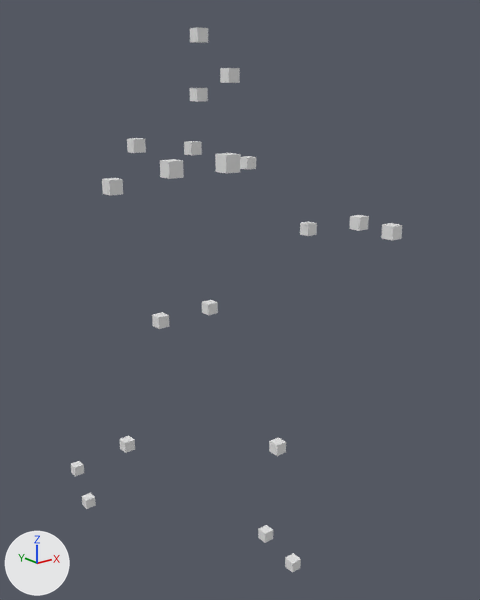
Two versions of the Blender file resources/person/attack_zombie_2.blend, one commit apart.
Before and after are seen from a 50 mm camera at (-1.208, -1.804, 1.676) aimed at (0.137, -0.123, 1.004). The axes (+X, +Y, +Z) are drawn at lower left. The lights are the same throughout.

In view in the first picture: 'fl1', 'fl2', 'fl3', 'fr1', 'fr2', 'fr3', 'hl0', 'hl1', 'hl2', 'hl3'.
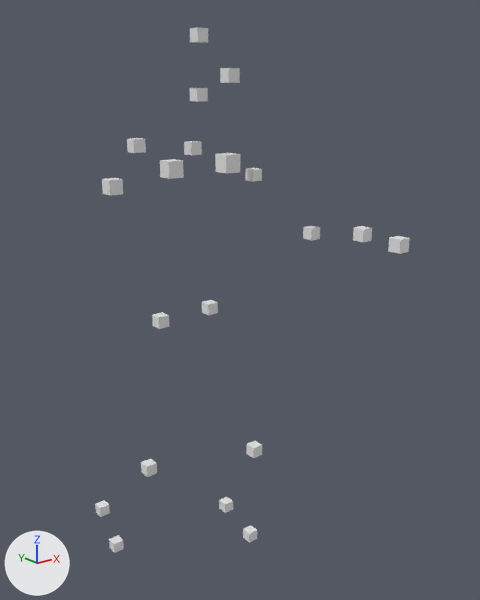
Boxes (x1, y1, x2, y2) around the edits, measured in the pictures (480 x 600 px):
'hl3', moved: before (381, 223, 402, 241); after (388, 236, 410, 254)
'hl2', moved: before (349, 215, 369, 231); after (353, 226, 372, 242)
'fl1', moved: before (269, 437, 286, 456); after (246, 441, 262, 458)
'fr1', moved: before (120, 436, 135, 453); after (141, 459, 157, 477)
'fl3', moved: before (285, 553, 301, 573); after (243, 525, 257, 543)
'hl0', moved: before (240, 156, 256, 170); after (246, 168, 262, 182)
'fl2', moved: before (258, 525, 273, 543); after (219, 497, 233, 513)
'fr3', moved: before (82, 493, 96, 509); after (109, 535, 124, 553)
'fr2', moved: before (71, 461, 84, 476); after (95, 500, 110, 517)
'hl1', moved: before (300, 221, 317, 236); after (303, 226, 320, 240)

What the commit changed:
Object 'fl2' (ob_fl2) moves from (0.21, -0.189, 0.077) to (0.21, 0.058, 0.073).
Object 'fl1' (ob_fl1) moves from (0.153, -0.308, 0.523) to (0.153, -0.185, 0.456).
Object 'fr1' (ob_fr1) moves from (-0.171, 0.153, 0.443) to (-0.171, 0.003, 0.416).
Object 'fl3' (ob_fl3) moves from (0.227, -0.322, 0.021) to (0.227, -0.075, 0.003).
Object 'hl0' (ob_hl0) moves from (0.277, 0.007, 1.442) to (0.277, -0.024, 1.404).
Object 'hl1' (ob_hl1) moves from (0.379, -0.194, 1.229) to (0.379, -0.211, 1.217).
Object 'hl2' (ob_hl2) moves from (0.348, -0.446, 1.291) to (0.348, -0.463, 1.258).
Object 'hl3' (ob_hl3) moves from (0.302, -0.611, 1.295) to (0.302, -0.639, 1.262).
Object 'fr3' (ob_fr3) moves from (-0.216, 0.429, 0.075) to (-0.216, 0.204, 0.0).
Object 'fr2' (ob_fr2) moves from (-0.211, 0.527, 0.178) to (-0.211, 0.315, 0.099).
